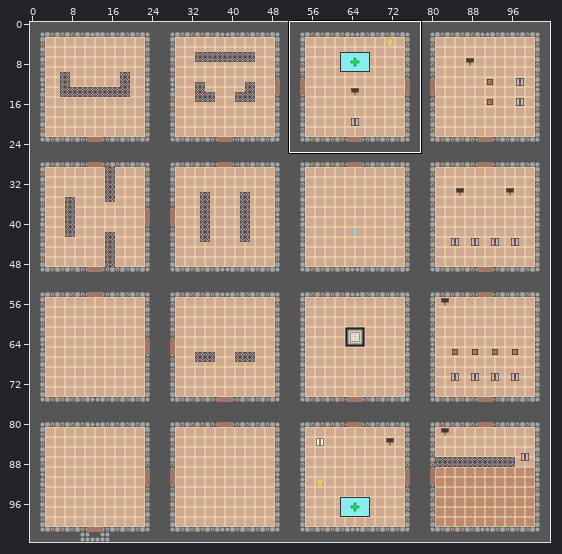
A Tiled map gets an edit: Assets/SuperTiled2Unity/Import/Dungeon 1.tmx. Above: a wide view before the commit, with the close-up outlined.
Close-up. Before:
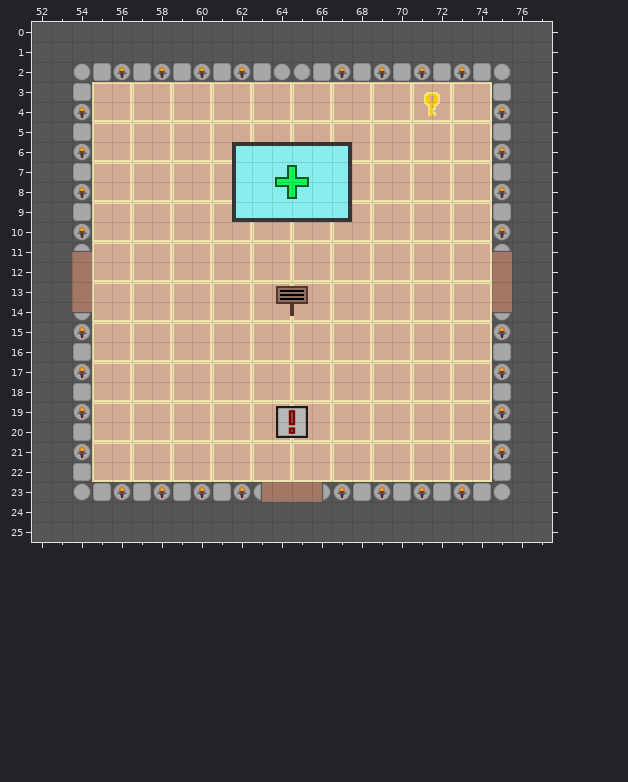
Cells are 100x100 px. Shown: x 52..77, y 0..25. The commit also changed other parts of the map, which this record leaves out.
After the commit:
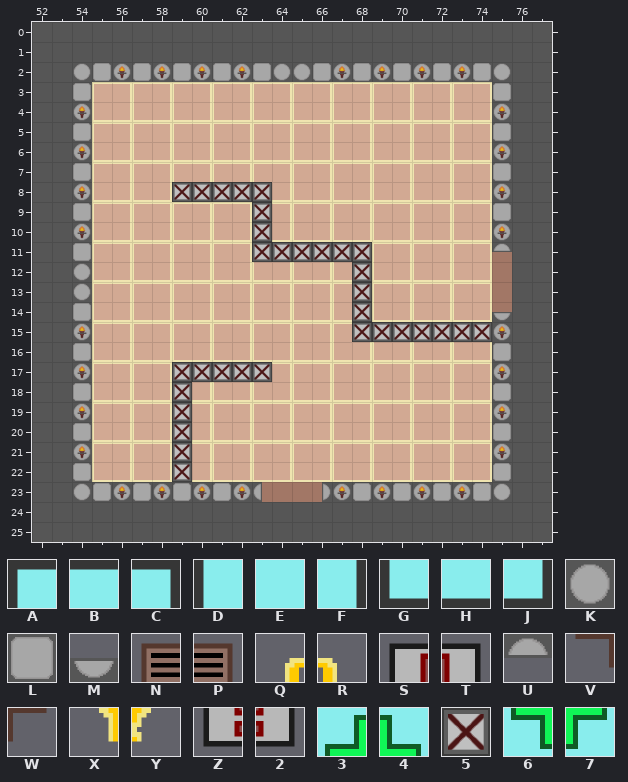
Key: from "Tileset1": A 120, B 121, C 122, D 135, E 136, F 137, G 150, H 151, J 152, K 165, L 166, M 183, N 188, P 189, Q 190, R 191, S 192, T 193, U 197, V 203, W 204, X 205, Y 206, Z 207, 2 208, 3 221, 4 222, 5 226, 6 236, 7 237.
_ is an empty cell.
Changes in this commit:
Layer "Player":
The author cleared tile 2 in row 20 at x 65.
The author cleared tile 3 in row 7 at x 64.
The author cleared tile 4 in row 7 at x 65.
The author cleared tile 6 in row 8 at x 64.
The author cleared tile 7 in row 8 at x 65.
The author cleared tile A in row 6 at x 62.
The author cleared tile B in row 6 at x 63 to 66.
The author cleared tile C in row 6 at x 67.
The author cleared tile D in rows 7 to 8 at x 62.
The author cleared tile E in rows 7 to 8 at x 63 and 66.
The author cleared tile F in rows 7 to 8 at x 67.
The author cleared tile G in row 9 at x 62.
The author cleared tile H in row 9 at x 63 to 66.
The author cleared tile J in row 9 at x 67.
The author cleared tile Q in row 3 at x 71.
The author cleared tile R in row 3 at x 72.
The author cleared tile S in row 19 at x 64.
The author cleared tile T in row 19 at x 65.
The author cleared tile X in row 4 at x 71.
The author cleared tile Y in row 4 at x 72.
The author cleared tile Z in row 20 at x 64.
Layer "Interactive":
The author cleared tile N in row 13 at x 64.
The author cleared tile P in row 13 at x 65.
The author cleared tile V in row 14 at x 64.
The author cleared tile W in row 14 at x 65.
Layer "Walls":
Tile 5 is added in row 8 at x 59 to 63; in rows 9 to 10 at x 63; in row 11 at x 63 to 68; in rows 12 to 14 at x 68; in row 15 at x 68 to 74; in row 17 at x 59 to 63.
Tile 5 is added in rows 18 to 22 at x 59.
Tile K is added in rows 12 to 13 at x 54.
Tile L replaces tile M in row 14 at x 54.
Tile L replaces tile U in row 11 at x 54.
